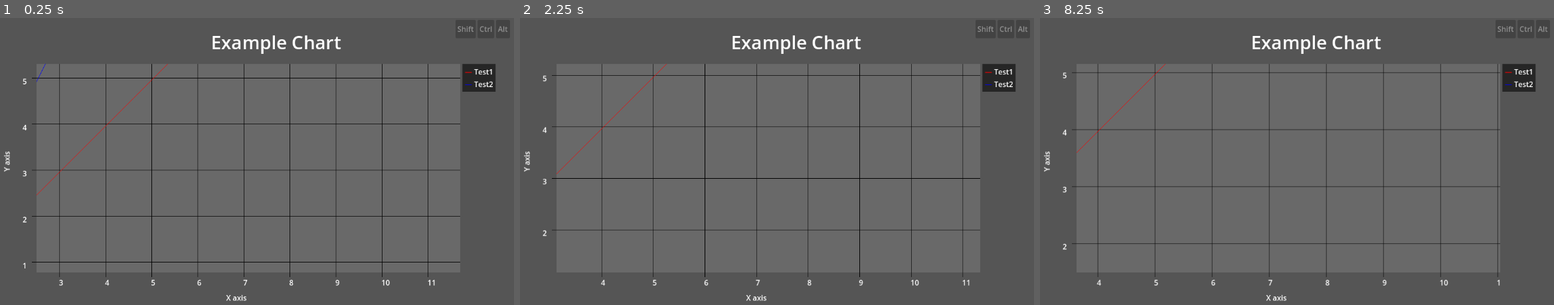
Above: before the commit, frames 1-3 (left to right).
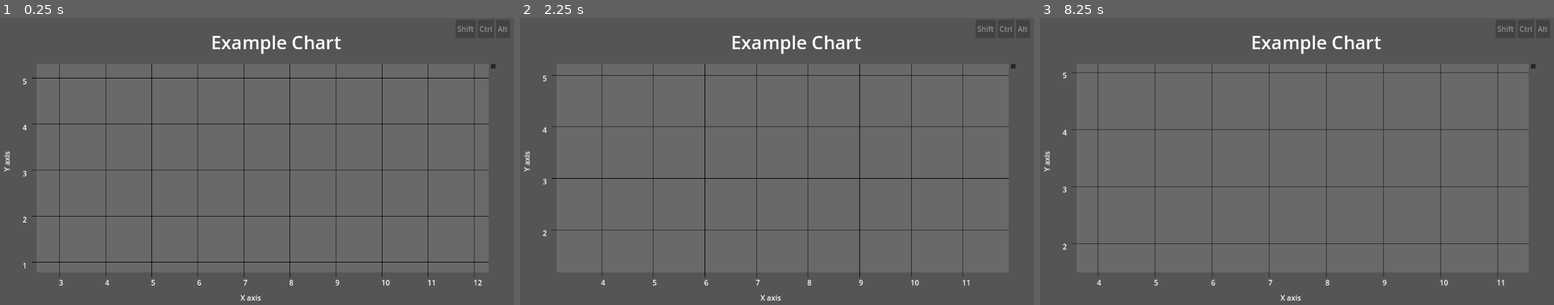
Above: after the commit, the same moments.

Repository: turboseb/chromatography
Game: Godot game, scene res://Plot/chart.tscn
The game is run twice, just before and just after one commit, with the same random seed, the same clock (stepped at 60 frames per second) and the same inputs.
Inputs (mouse positions are in pixels of both pictures, inside the frame that each line leads up to):
- Up to frame 1 (0.25 s): no input
- Up to frame 2 (2.25 s): tap Enter at 0.5, 2 s; move the mouse to (890, 152) at 0.52 s; hold D 0.53-1.25 s; tap Middle mouse button (panning) at 0.6 s; click (890, 152) at 0.67 s; tap Space at 1.25 s; drag from (669, 181) to (746, 227) at 1.27 s; move the mouse to (828, 101) at 2.02 s; hold D from 2.03 s (still down); tap Mouse wheel up (x_scroll_right) at 2.1 s; click (828, 101) at 2.17 s
- Up to frame 3 (8.25 s): release D at 2.75 s; tap Space at 2.75, 4.25 s; drag from (1266, 227) to (1132, 121) at 2.77 s; tap Enter at 3.5, 5.1 s; move the mouse to (1451, 213) at 3.52 s; hold A 3.53-4.25 s; tap Delete at 3.6 s; click (1451, 213) at 3.67 s; drag from (1132, 121) to (1214, 92) at 4.27 s; move the mouse to (1317, 167) at 5.02 s; hold S 5.03-5.75 s; click (1317, 167) at 5.17 s; drag from (1214, 92) to (1189, 181) at 5.77 s; move the mouse to (1410, 152) at 6.52 s; hold D 6.53-7.25 s; tap Middle mouse button (panning) at 6.6 s; click (1410, 152) at 6.67 s; drag from (1189, 181) to (1266, 227) at 7.27 s; move the mouse to (1348, 101) at 8.02 s; hold S from 8.03 s (still down); tap Mouse wheel up (x_scroll_right) at 8.1 s; click (1348, 101) at 8.17 s

The runs differ from the first frame. In frame 1, 0.8% of the frame differs, in the area x 7-97%, y 15-99%; in frame 2, 0.7%; in frame 3, 0.7%.

Commit message:
Chart tests, modulable system

Diff:
--- /dev/null
+++ b/ModulableSystem/circle_connection.tres
@@ -0,0 +1,4 @@
+[gd_resource type="CircleShape2D" format=3 uid="uid://b8arpgncsotbb"]
+
+[resource]
+radius = 5.0
--- /dev/null
+++ b/ModulableSystem/modulable_system.gd
@@ -0,0 +1,33 @@
+extends GraphEdit
+
+
+
+func _on_connection_request(from_node: StringName, from_port: int, to_node: StringName, to_port: int) -> void:
+	if from_node == to_node: return
+	var connections = get_connection_list()
+
+	## Check if the ports are already connected
+	for connection in connections:
+		if connection.get("from_node") == from_node or connection.get("to_node") == to_node:
+			disconnect_node(connection.get("from_node"), connection.get("from_port"), connection.get("to_node"), connection.get("to_port"))
+
+			## reset old right slot icon
+			var old_from_node: GraphNode = get_node(str(connection.get("from_node")))
+			old_from_node.set_slot_custom_icon_right(0, old_from_node.get_meta("right_slot_image", ImageTexture.new()))
+
+			## reset old left slot icon
+			var old_to_node: GraphNode = get_node(str(connection.get("to_node")))
+			old_to_node.set_slot_custom_icon_left(0, old_to_node.get_meta("left_slot_image", ImageTexture.new()))
+
+	connect_node(from_node, from_port, to_node, to_port)
+	get_node(str(from_node)).set_slot_custom_icon_right(0, ImageTexture.new())
+	get_node(str(to_node)).set_slot_custom_icon_left(0, ImageTexture.new())
+
+
+
+func _on_disconnection_request(from_node: StringName, from_port: int, to_node: StringName, to_port: int) -> void:
+	disconnect_node(from_node, from_port, to_node, to_port)
+	var old_from_node: GraphNode = get_node(str(from_node))
+	old_from_node.set_slot_custom_icon_right(0, old_from_node.get_meta("right_slot_image", ImageTexture.new()))
+	var old_to_node: GraphNode = get_node(str(to_node))
+	old_to_node.set_slot_custom_icon_left(0, old_to_node.get_meta("left_slot_image", ImageTexture.new()))
--- /dev/null
+++ b/ModulableSystem/modulable_system.tscn
@@ -0,0 +1,111 @@
+[gd_scene load_steps=4 format=3 uid="uid://cionqtlw24s6s"]
+
+[ext_resource type="Script" path="res://ModulableSystem/modulable_system.gd" id="1_tro2d"]
+[ext_resource type="Shape2D" uid="uid://b8arpgncsotbb" path="res://ModulableSystem/circle_connection.tres" id="2_csdqa"]
+[ext_resource type="Texture2D" uid="uid://n3vpwldlib21" path="res://icon.svg" id="2_op4tn"]
+
+[node name="ModulableSystem" type="GraphEdit"]
+anchors_preset = 15
+anchor_right = 1.0
+anchor_bottom = 1.0
+offset_right = 33.0
+offset_bottom = 29.0
+grow_horizontal = 2
+grow_vertical = 2
+theme_override_colors/connection_hover_tint_color = Color(0, 0.897687, 0, 1)
+theme_override_colors/connection_valid_target_tint_color = Color(0.533037, 0.533037, 0.533037, 1)
+show_grid = false
+snapping_enabled = false
+right_disconnects = true
+zoom_min = 1.0
+zoom_max = 1.0
+minimap_enabled = false
+show_menu = false
+script = ExtResource("1_tro2d")
+metadata/_edit_vertical_guides_ = [0.0]
+metadata/_edit_horizontal_guides_ = [2.0]
+
+[node name="GraphNode" type="GraphNode" parent="."]
+layout_mode = 2
+offset_left = 101.935
+offset_top = 213.0
+offset_right = 299.935
+offset_bottom = 438.0
+mouse_filter = 1
+position_offset = Vector2(101.935, 213)
+title = "Test"
+slot/0/left_enabled = true
+slot/0/left_type = 0
+slot/0/left_color = Color(0, 1, 1, 1)
+slot/0/left_icon = null
+slot/0/right_enabled = true
+slot/0/right_type = 0
+slot/0/right_color = Color(0, 1, 1, 1)
+slot/0/right_icon = null
+slot/0/draw_stylebox = true
+metadata/right_slot_image = ExtResource("2_csdqa")
+metadata/left_slot_image = ExtResource("2_csdqa")
+
+[node name="TextureRect" type="TextureRect" parent="GraphNode"]
+layout_mode = 2
+texture = ExtResource("2_op4tn")
+expand_mode = 4
+stretch_mode = 4
+
+[node name="GraphNode2" type="GraphNode" parent="."]
+layout_mode = 2
+offset_left = 435.0
+offset_top = 103.0
+offset_right = 633.0
+offset_bottom = 328.0
+mouse_filter = 1
+position_offset = Vector2(435, 103)
+title = "Test"
+slot/0/left_enabled = true
+slot/0/left_type = 0
+slot/0/left_color = Color(0, 1, 1, 1)
+slot/0/left_icon = null
+slot/0/right_enabled = true
+slot/0/right_type = 2
+slot/0/right_color = Color(0, 1, 0, 1)
+slot/0/right_icon = null
+slot/0/draw_stylebox = true
+metadata/right_slot_image = ExtResource("2_csdqa")
+metadata/left_slot_image = ExtResource("2_csdqa")
+
+[node name="TextureRect" type="TextureRect" parent="GraphNode2"]
+layout_mode = 2
+texture = ExtResource("2_op4tn")
+expand_mode = 4
+stretch_mode = 4
+
+[node name="GraphNode3" type="GraphNode" parent="."]
+layout_mode = 2
+offset_left = 685.0
+offset_top = 283.0
+offset_right = 883.0
+offset_bottom = 508.0
+mouse_filter = 1
+position_offset = Vector2(685, 283)
+title = "Test"
+slot/0/left_enabled = true
+slot/0/left_type = 2
+slot/0/left_color = Color(0, 1, 0, 1)
+slot/0/left_icon = null
+slot/0/right_enabled = true
+slot/0/right_type = 0
+slot/0/right_color = Color(0, 1, 1, 1)
+slot/0/right_icon = null
+slot/0/draw_stylebox = true
+metadata/right_slot_image = ExtResource("2_csdqa")
+metadata/left_slot_image = ExtResource("2_csdqa")
+
+[node name="TextureRect" type="TextureRect" parent="GraphNode3"]
+layout_mode = 2
+texture = ExtResource("2_op4tn")
+expand_mode = 4
+stretch_mode = 4
+
+[connection signal="connection_request" from="." to="." method="_on_connection_request"]
+[connection signal="disconnection_request" from="." to="." method="_on_disconnection_request"]
+[connection signal="gui_input" from="." to="." method="_on_gui_input"]
--- a/Plot/chart.tscn
+++ b/Plot/chart.tscn
@@ -18,10 +18,6 @@
 color = Color(0.332881, 0.332881, 0.332881, 1)
 script = ExtResource("1_mtoxi")
 plot = NodePath("MarginContainer/ChartContainer/YChartContainer/XChartContainer/Grid/PlotMargin/PlotContainer/InnerPlot")
-datasets = {
-"Test1": PackedVector2Array(0, 0, 2000, 2000),
-"Test2": PackedVector2Array(0, 0, 1000, 2000)
-}
 line_color = PackedColorArray(1, 0, 0, 1, 0, 0, 1, 1, 0, 1, 0, 1)
 
 [node name="MarginContainer" type="MarginContainer" parent="."]
--- a/test_scene.gd
+++ b/test_scene.gd
@@ -7,6 +7,7 @@
 @export var retention_time: float
 @export var peak_width: float
 @export var asymmetry: float
+##add noise
 
 func _ready() -> void:
 	var dataset: PackedVector2Array
Binary file changed: Illustration/chart.gif
Binary file added: ModulableSystem/medium-pressure-setup-and-flowpath2.jpg
Not shown, added: ModulableSystem/medium-pressure-setup-and-flowpath2.jpg.import
Not shown, changed: .gitignore
Not shown, changed: kanban_tasks_data.kanban
